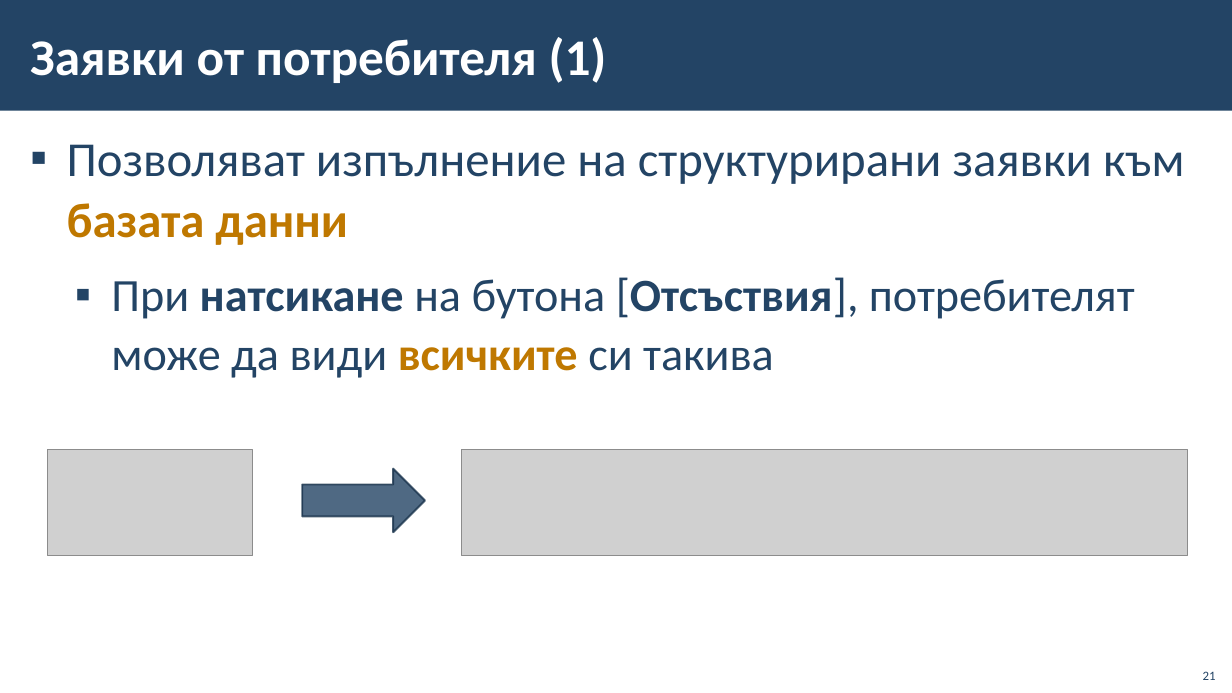
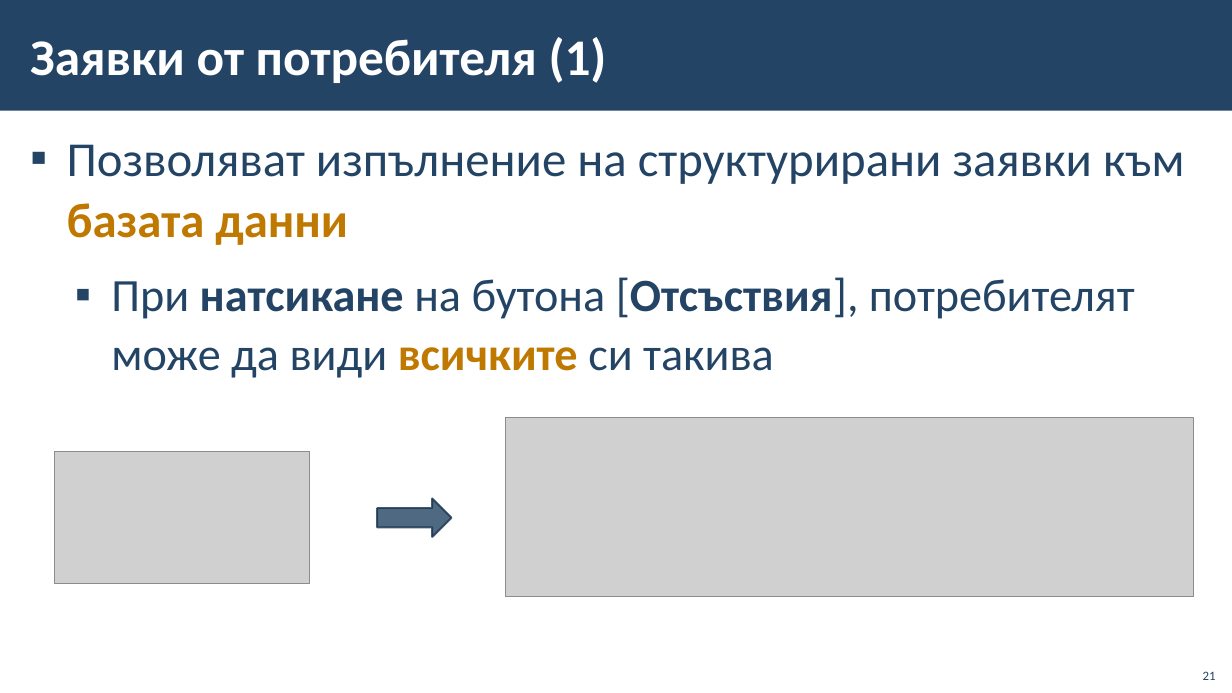
Before and after one commit to BG-IT-Edu/School-Programming, a slide deck: slide 21 of Courses/Software-Sciences/Module-3-Databases-New/01-IT-Systems/01-IT-Systems.pptx. Drawn at 1232x693 pixels with LibreOffice and Linux fonts; fonts in the diff are those of the drawing; grey boxes stand for pictures; background and template pictures are left out. Boxes give left, top, right and bottom in pixels: in the first picture for what was removed or moved away, otherwise in the second. Text is boxed around its words. In the diff, an @@ line names an element or a change of style, - is before the commit and + after.

Commit message:
Fixing images for IT Systems presentation

```diff
--- a/Courses/Software-Sciences/Module-3-Databases-New/01-IT-Systems/01-IT-Systems.pptx
+++ b/Courses/Software-Sciences/Module-3-Databases-New/01-IT-Systems/01-IT-Systems.pptx
@@ picture: place and size @@
-picture at (461,449,1188,555)
+picture at (506,418,1194,597)
@@ picture: place and size @@
-picture at (48,450,253,556)
+picture at (55,452,310,584)
@@ right arrow: place and size @@
-right arrow at (302,469,425,532)
+right arrow at (377,498,451,537)
```
